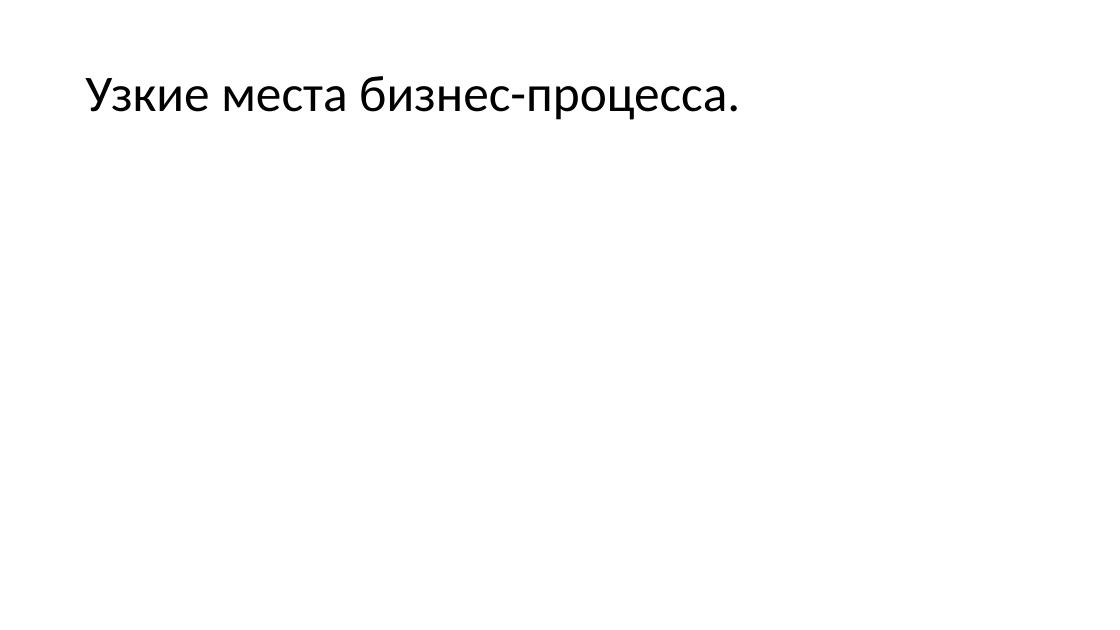
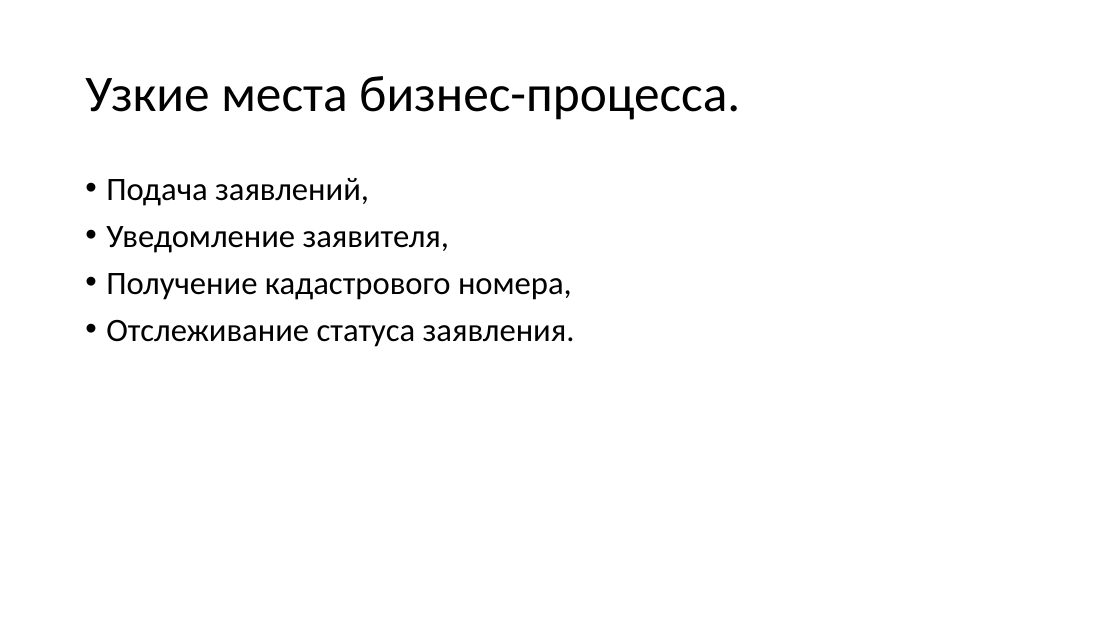
Before and after one commit to mcdodik20008/docs, a slide deck: slide 6 of Презентация.pptx. Drawn at 1120x630 pixels with LibreOffice and Linux fonts; fonts in the diff are those of the drawing. Boxes give left, top, right and bottom in pixels: in the first picture for what was removed or moved away, otherwise in the second. Text is boxed around its words. In the diff, an @@ line names an element or a change of style, - is before the commit and + after.

Commit message:
Дописал необходимые интеграции в ТЗ. Узкие места процесса.

```diff
--- a/Презентация.pptx
+++ b/Презентация.pptx
@@ text added at (106, 178, 575, 347), 28 pt, text #303030 @@
+• Подача заявлений,
+• Уведомление заявителя,
+• Получение кадастрового номера,
+• Отслеживание статуса заявления.
```
Also in this commit, not shown: 11 other slides changed, 2 other files.
